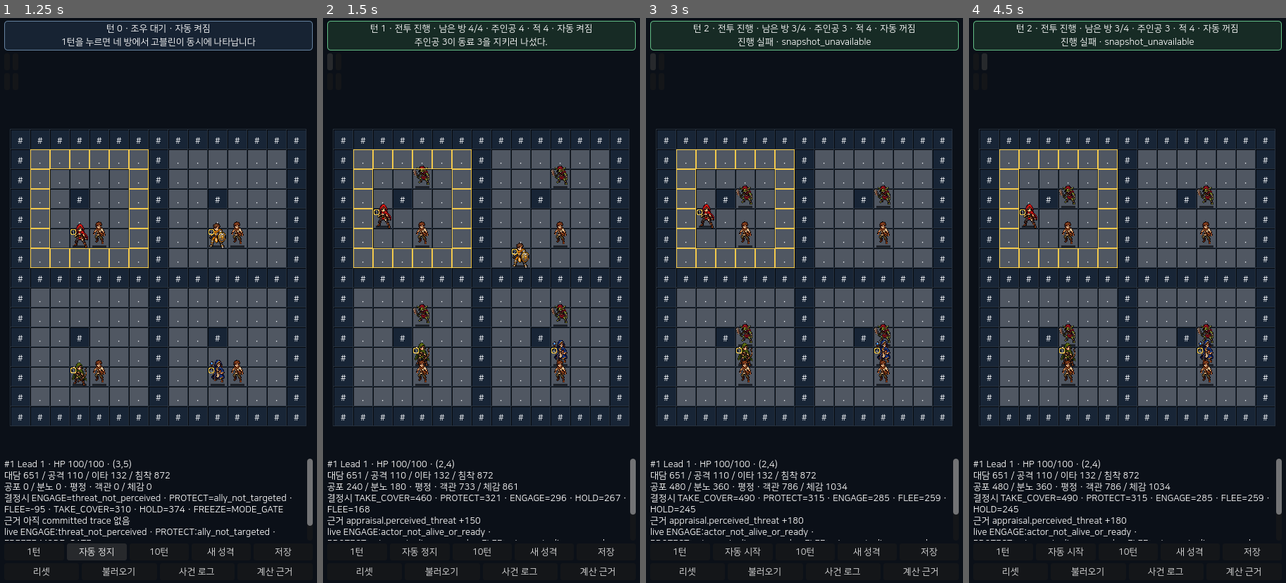
Above: before the commit, frames 1-4 (left to right).
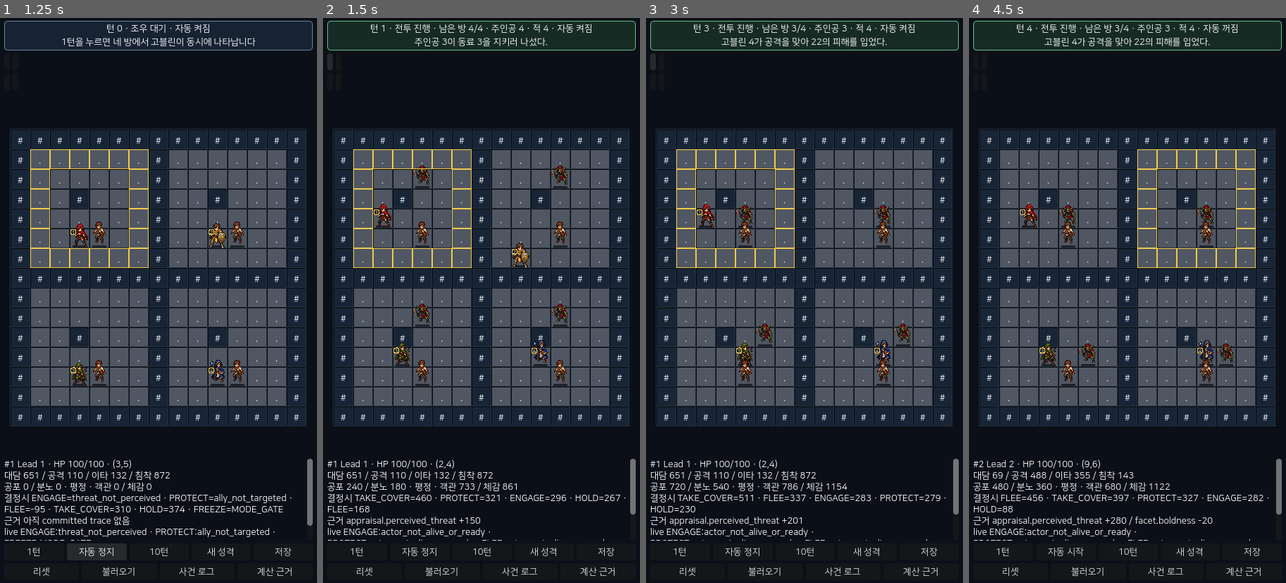
Above: after the commit, the same moments.

Repository: jinha1226/PROJ_S
Game: Godot game, scene res://playtest/playtest_sandbox.tscn
Two runs of this game, one before a commit and one after it. Both use one fixed random seed, a clock stepped at 60 frames per second and the inputs below. This scene is started directly instead of the project's main scene.
Inputs:
- Up to frame 1 (1.25 s): click "자동 시작" at 0.5 s
- Up to frame 2 (1.5 s): click "▶1 · HP100 · 상황 살피는 중" at 1.25 s
- Up to frame 3 (3 s): click "▶1 · HP100 · 몸을 숨기는 중" at 2 s; click "▶1 · HP100 · 몸을 숨기는 중" at 2.75 s
- Up to frame 4 (4.5 s): click "자동 시작" (after the commit: "자동 정지") at 3.5 s; click "#2 · HP100 · 전투에서 이탈" at 4.25 s

Frame 1 is identical in both runs. In frame 2, 0.5% of the frame differs, in the area x 22-78%, y 57-62%; in frame 3, 1.8%; in frame 4, 3.8%, in the area x 3-93%, y 1-90%.

Commit message:
fix(movement): limit soft diagonal flanks to exploration

Diff:
--- a/sim/systems/movement_system.gd
+++ b/sim/systems/movement_system.gd
@@ -65,11 +65,27 @@
 		if not world.diagonal_step_terrain_allowed(actor.position, destination):
 			base["reason"] = "move_diagonal_flank_blocked"
 			return TraversalAssessmentScript.new(base)
-		# Only the destination is entered. A person standing on one orthogonal
-		# flank must not become an invisible full-cell corner wall.
+		# During safe grouped exploration, a companion/NPC beside the protagonist
+		# must not become an invisible full-cell corner wall. Combat keeps the old
+		# occupied-flank rule because it is part of formation and retreat balance.
+		if not allows_occupied_diagonal_flanks(actor_id):
+			for flank in [actor.position + Vector2i(delta.x, 0), actor.position + Vector2i(0, delta.y)]:
+				if not _terrain_passable(flank):
+					continue
+				var flank_blockers := _blockers_at(flank, actor_id, occupancy_projection)
+				if not flank_blockers.is_empty():
+					base["blocking_entity_ids"] = flank_blockers
+					base["reason"] = "move_diagonal_flank_occupied"
+					return TraversalAssessmentScript.new(base)
 	base["accepted"] = true
 	base["reason"] = "ok"
 	return TraversalAssessmentScript.new(base)
+
+
+func allows_occupied_diagonal_flanks(actor_id:int)->bool:
+	if world==null or world.party_encounter==null:return false
+	var party=world.party_encounter
+	return str(party.safe_phase)=="GROUPED" and int(party.protagonist_id)==actor_id
 
 
 func _terrain_passable(position: Vector2i) -> bool:
--- a/sim/weighted_pathfinder.gd
+++ b/sim/weighted_pathfinder.gd
@@ -119,6 +119,14 @@
 	if delta.x != 0 and delta.y != 0:
 		if not world.diagonal_step_terrain_allowed(from, to):
 			return false
+		if not movement.allows_occupied_diagonal_flanks(actor_id):
+			for flank in [from + Vector2i(delta.x, 0), from + Vector2i(0, delta.y)]:
+				if not world.in_bounds(flank):
+					continue
+				var flank_def: Dictionary = TerrainRegistryScript.definition_view(world.tile_at(flank).terrain)
+				if flank_def.is_empty() or not bool(flank_def.get("passable", false)):
+					continue
+				if _occupant(flank, actor_id, projection) != -1:return false
 	return true
 
 
